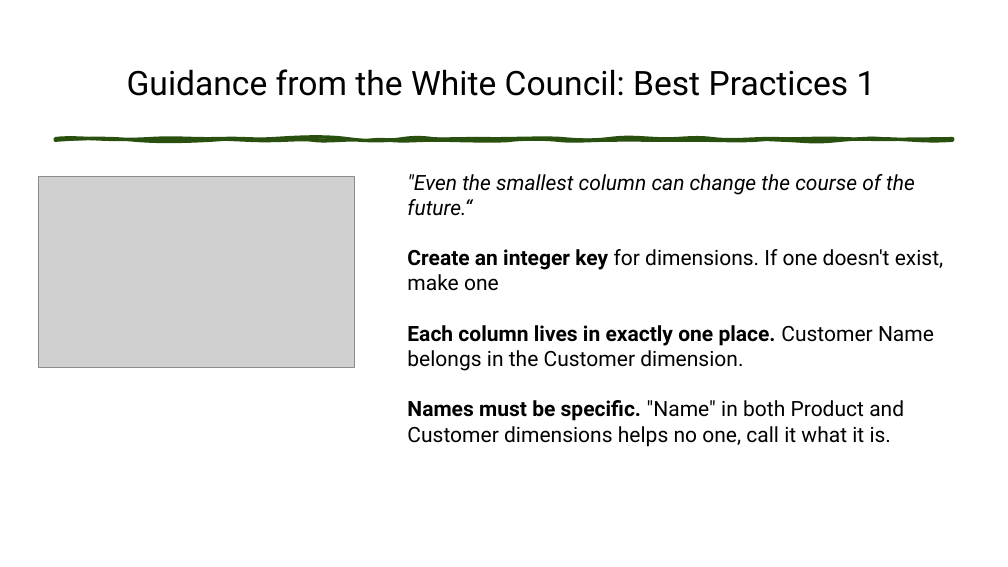
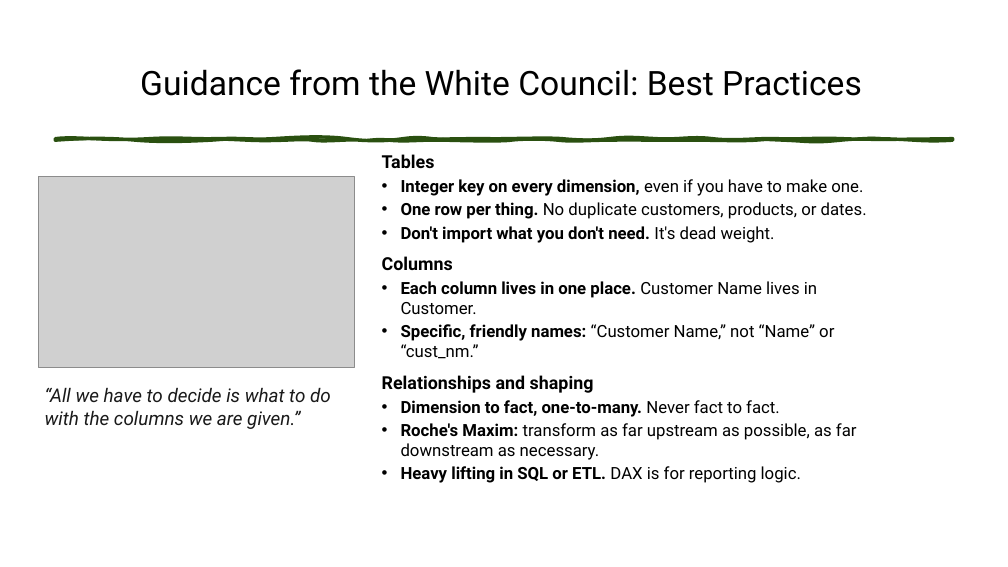
Before and after one commit to Anytsirk12/DataOnWheels, a slide deck: slide 15 of Presentations/Fellowship of the Star Schema/The Fellowship of the Star Schema Transforming OLTP Data for Power BI.pptx (slide 13 before the commit). Drawn at 1008x567 pixels with LibreOffice and Linux fonts; fonts in the diff are those of the drawing; grey boxes stand for pictures. Boxes give left, top, right and bottom in pixels: in the first picture for what was removed or moved away, otherwise in the second. Text is boxed around its words. In the diff, an @@ line names an element or a change of style, - is before the commit and + after.

```diff
--- a/Presentations/Fellowship of the Star Schema/The Fellowship of the Star Schema Transforming OLTP Data for Power BI.pptx
+++ b/Presentations/Fellowship of the Star Schema/The Fellowship of the Star Schema Transforming OLTP Data for Power BI.pptx
@@ title at [140,69,862,96]: text changed @@
-Guidance from the White Council: Best Practices 1
+Guidance from the White Council: Best Practices
@@ text added at [382,154,867,483], 16 pt, text #000000 @@
+Tables
+• Integer key on every dimension, even if you have to make one.
+• One row per thing. No duplicate customers, products, or dates.
+• Don't import what you don't need. It's dead weight.
+Columns
+• Each column lives in one place. Customer Name lives in Customer.
+• Specific, friendly names: “Customer Name,” not “Name” or “cust_nm.”
+Relationships and shaping
+• Dimension to fact, one-to-many. Never fact to fact.
+• Roche's Maxim: transform as far upstream as possible, as far downstream as necessary.
+• Heavy lifting in SQL or ETL. DAX is for reporting logic.
@@ text removed at [407,174,943,447] @@
-"Even the smallest column can change the course of the future.“
-Create an integer key for dimensions. If one doesn't exist, make one
-Each column lives in exactly one place. Customer Name belongs in the Customer dimension.
-Names must be specific. "Name" in both Product and Customer dimensions helps no one, call it what it is.
@@ text added at [45,388,331,429], 18 pt, text #1A1A1A, italic @@
+“All we have to decide is what to do with the columns we are given.”
```
Also in this commit, not shown: 9 other slides changed, 4 slides added, 3 slides removed, 3 other files.
